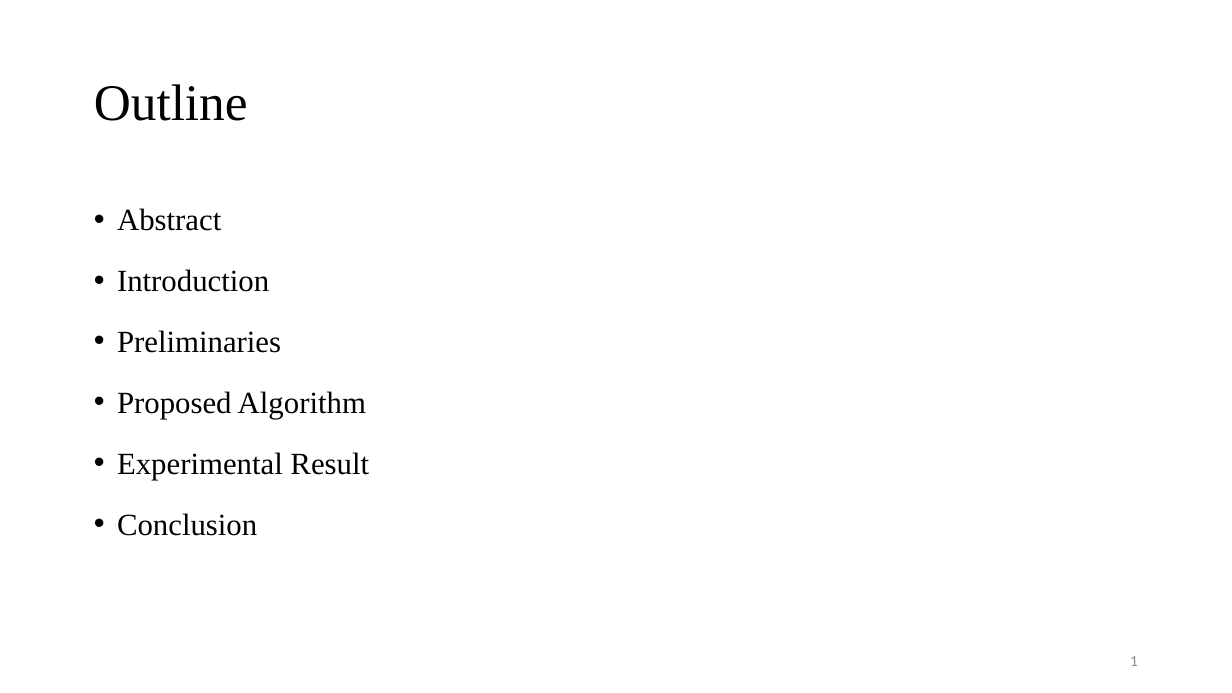
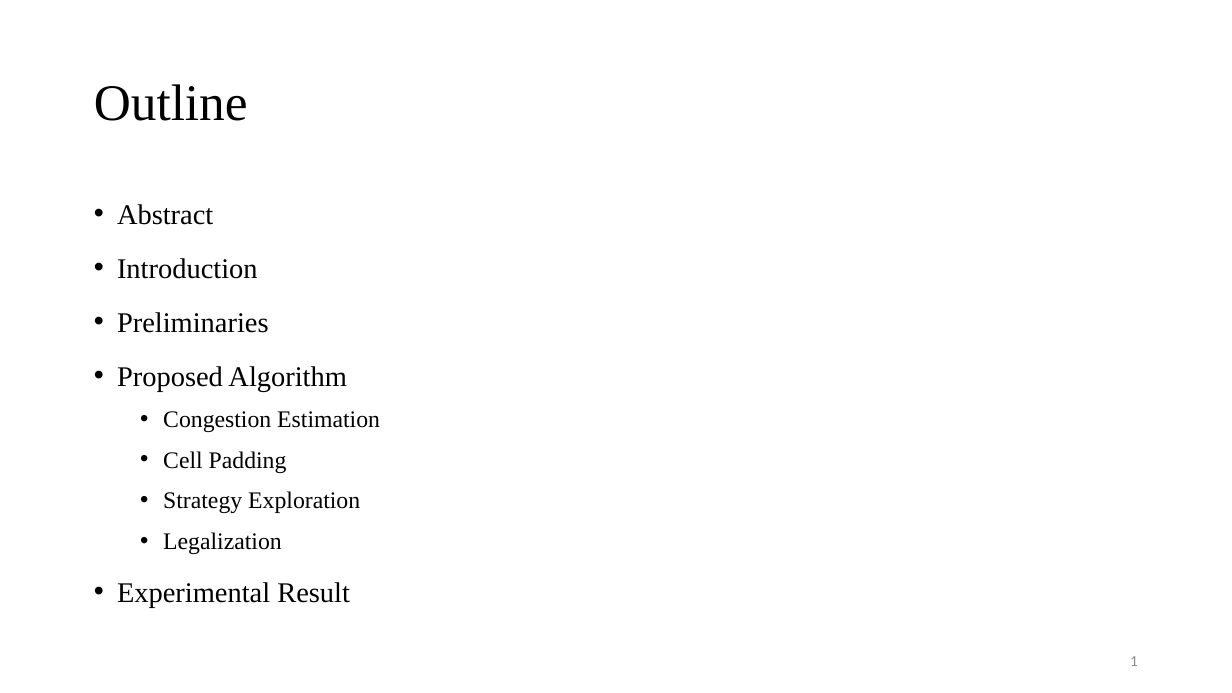
Before and after one commit to Pacific-Feng-Studuies/Studied-Papers, a slide deck: slide 2 of GM/Placement/PUFFER A Routability-Driven Placement Framework via Cell Padding/PUFFER A Routability-Driven Placement Framework via Cell Padding.pptx. Drawn at 1232x693 pixels with LibreOffice and Linux fonts; fonts in the diff are those of the drawing. Boxes give left, top, right and bottom in pixels: in the first picture for what was removed or moved away, otherwise in the second. Text is boxed around its words. In the diff, an @@ line names an element or a change of style, - is before the commit and + after.

```diff
--- a/GM/Placement/PUFFER A Routability-Driven Placement Framework via Cell Padding/PUFFER A Routability-Driven Placement Framework via Cell Padding.pptx
+++ b/GM/Placement/PUFFER A Routability-Driven Placement Framework via Cell Padding/PUFFER A Routability-Driven Placement Framework via Cell Padding.pptx
@@ text at [117,204,350,608]: size 24 to 22.2 pt in "Abstract", "Introduction", "Preliminaries", "Proposed Algorithm" and 1 more places; line spacing 1.3 to 1.2 @@
@@ text at [163,411,380,554]: paragraphs added @@
+  • Congestion Estimation
+  • Cell Padding
+  • Strategy Exploration
+  • Legalization
@@ text at [117,513,257,536]: paragraph removed @@
-• Conclusion
```
Also in this commit, not shown: 4 other slides changed, 13 slides added, 1 other file.
